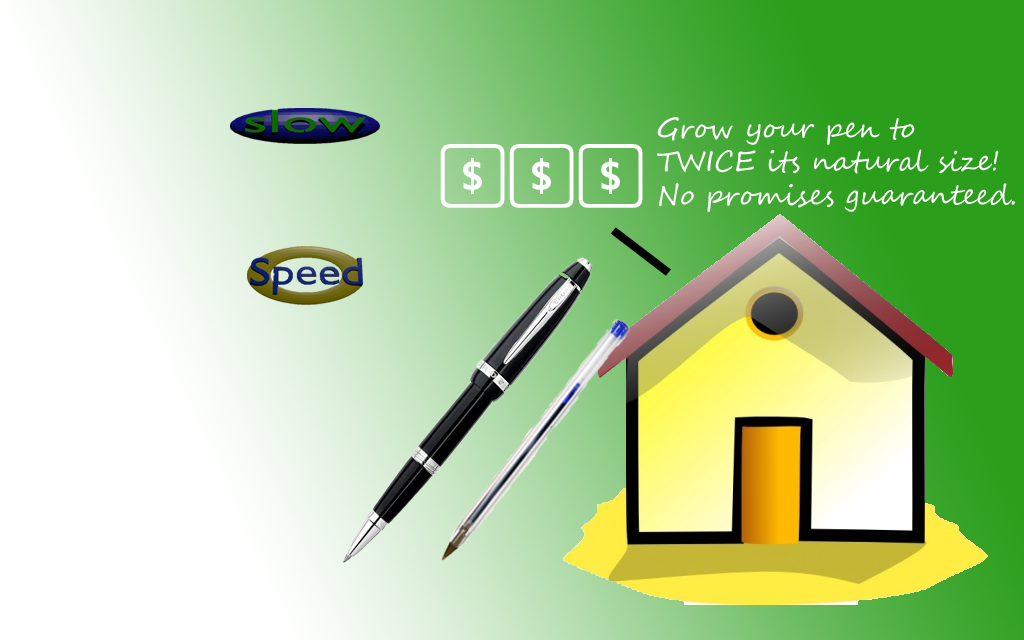
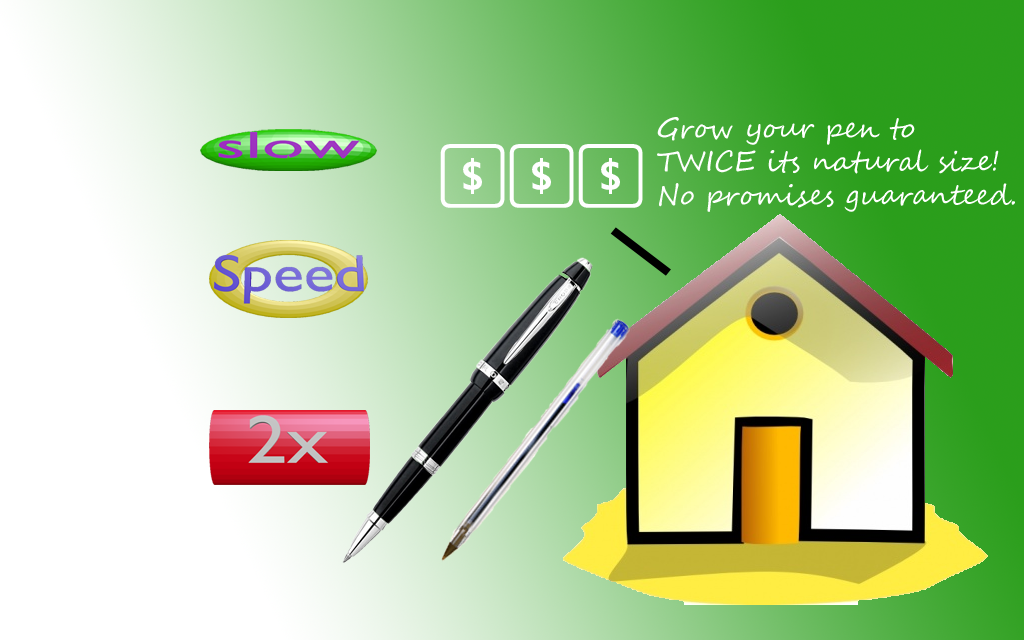
Two versions of the same layered image (1024 x 640). Layer-by-layer changes:
added layer "Layer 10" above "Layer 9" over [209, 410, 370, 485]
renamed "Layer 7" to "Layer 9", painted on it over [209, 240, 368, 318]
renamed "Layer 5" to "Layer 8", painted on it over [200, 108, 380, 171]
